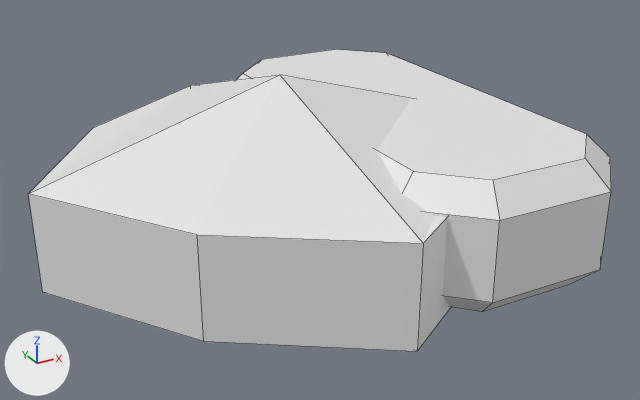
Renders of the Blender file Assets/Models/Gems.blend from each side of a commit.
One viewpoint serves both versions: a 50 mm lens placed at (-1.84, -2.23, 1.3), pointed at (-0.38, 0.43, -0.03). Lighting does not change. The marker at lower left points along +X, +Y and +Z. Mesh edges are drawn as thin lines. The same objects are shown in both versions, whatever each file hides.

The older version as bpy lines, for what is in view:
```python
mat_material = principled_material('Material')
mat_material.base_color = (0.8, 0.8, 0.8)  # white #e7e7e7
me_cube = bpy.data.meshes.new('Cube')
me_cube.from_pydata(...)  # 18 vertices, 16 faces; spans x -1.4..0.4, y -0.4..1.4, z -0.45..0.45
me_cube.materials.append(mat_material)  # white #e7e7e7
me_cube_001 = bpy.data.meshes.new('Cube.001')
me_cube_001.from_pydata(...)  # 32 vertices, 26 faces; spans x -0.45..0.45, y -0.4..1.4, z -0.18..0.28
ob_gem1 = bpy.data.objects.new('Gem1', me_cube)
ob_gem1.location = (0.0, 0.0, 0.0)
ob_gem2 = bpy.data.objects.new('Gem2', me_cube_001)
ob_gem2.location = (0.0, 0.0, 0.0)
```
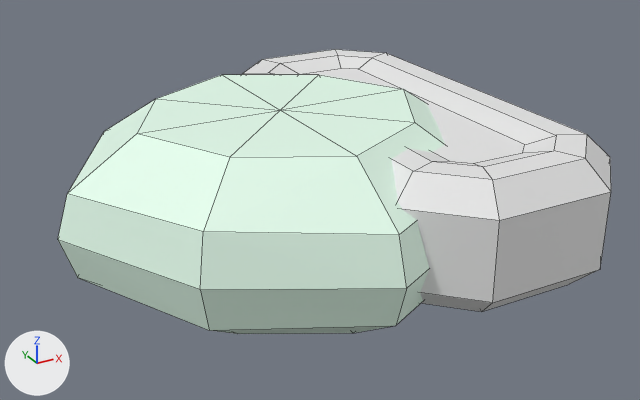
The change, as a list of edits to the scene's bpy script:
```text
Change mat_material:
    mat_material.base_color: (0.8, 0.8, 0.8) -> (0.79, 1.0, 0.857)  # white #e7e7e7 -> white #e6ffee
Change me_cube:
    used by ob_gem1; location = (0.0, 0.0, 0.0)
    remove me_cube.from_pydata(...)  # 18 vertices, 16 faces; spans x -1.4..0.4, y -0.4..1.4, z -0.45..0.45
    add me_cube.from_pydata(...)  # 42 vertices, 48 faces; spans x -1.33..0.33, y -0.33..1.33, z -0.32..0.32
    me_cube part 1: the whole mesh is rebuilt
Change me_cube_001:
    used by ob_gem2; location = (0.0, 0.0, 0.0)
    remove me_cube_001.from_pydata(...)  # 32 vertices, 26 faces; spans x -0.45..0.45, y -0.4..1.4, z -0.18..0.28
    add me_cube_001.from_pydata(...)  # 64 vertices, 58 faces; spans x -0.45..0.45, y -0.4..1.4, z -0.18..0.28
    me_cube_001 part 2
    2 faces are deleted
    32 vertices are added at x -0.26..0.26, y -0.21..1.21, z -0.18..0.28
    34 new faces join them
```

Changed parts and their boxes [x1, y1, x2, y2] in the pictures (640 x 400 px):
'Gem1', recoloured, reshaped (8% narrower, 6% shorter)
    before: [29, 75, 451, 351]
    after: [58, 75, 445, 334]
'Gem2', reshaped
    before: [237, 49, 611, 312]
    after: [242, 49, 611, 312]
part 2 of me_cube_001, built on
    both: [243, 49, 587, 180]
